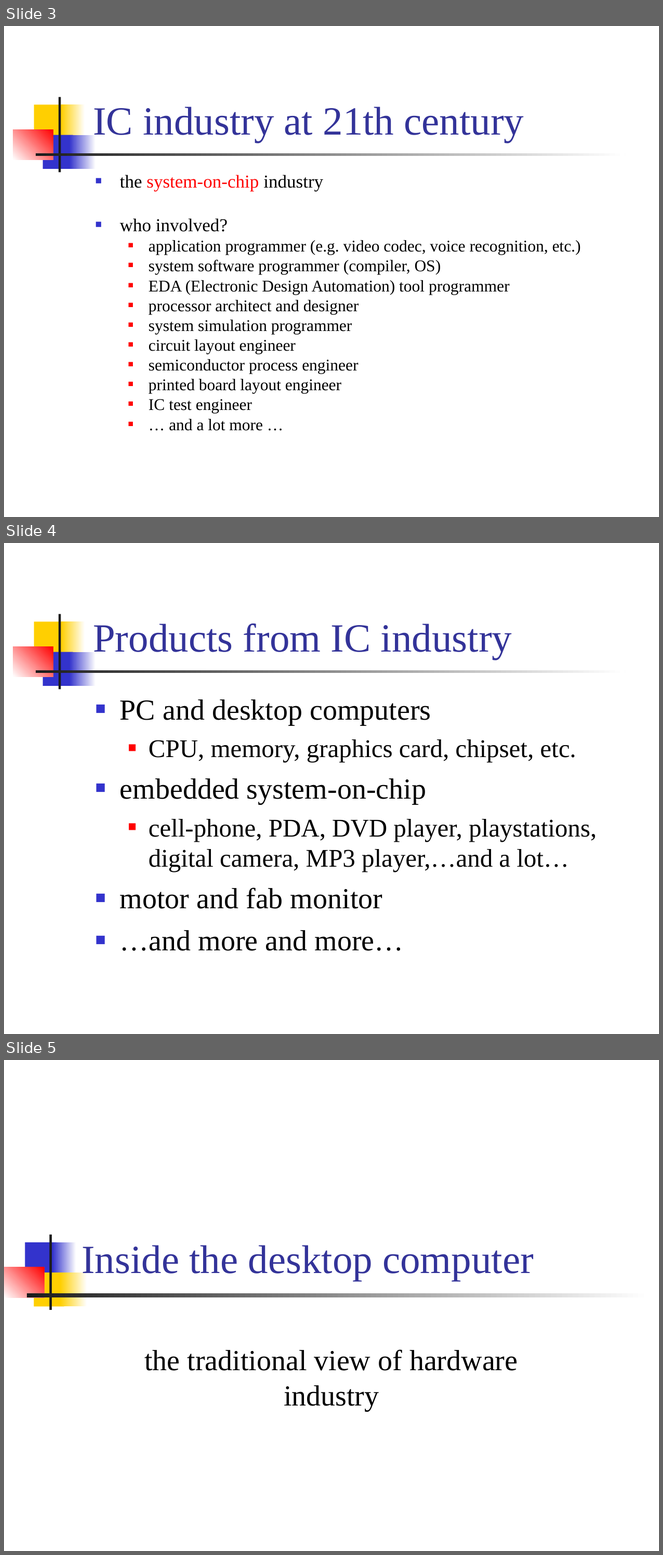
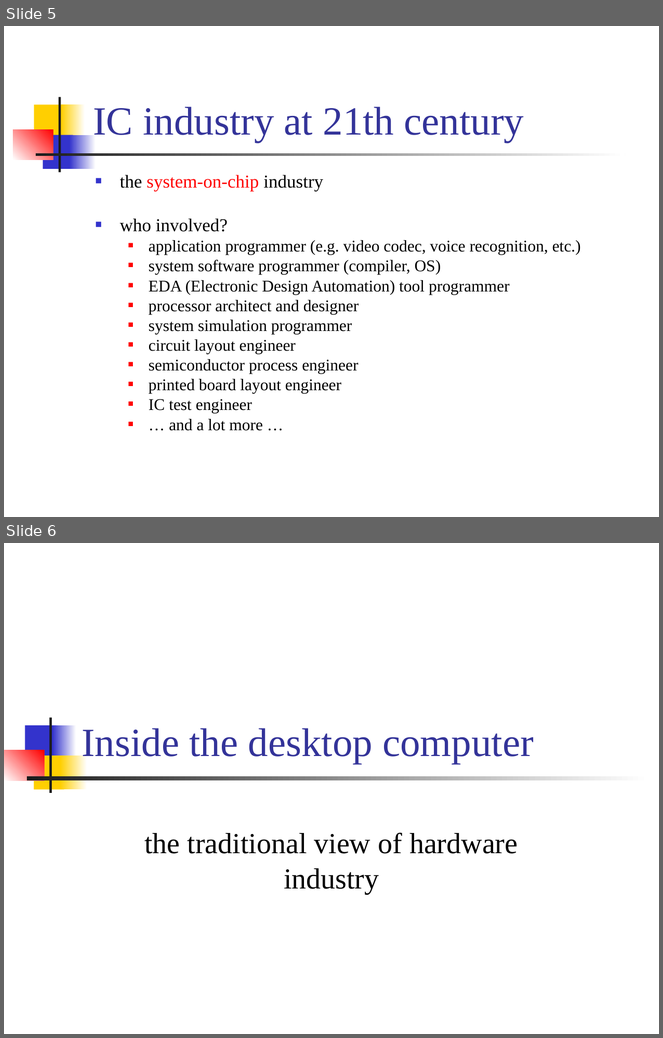
Before and after one commit to CGUSystemCourses/ComputerOrg-2015, a slide deck: Talks/intro_CS/hw_industry.ppt. Shown one above the other, each under a label of ours: slides 3, 4 and 5 before the commit, slides 5 and 6 after it. The pictures are 663x1555 and 663x1038 pixels, drawn with LibreOffice and Linux fonts; fonts in the diff are those of the drawing. Boxes give left, top, right and bottom in pixels: in the first picture for what was removed or moved away, otherwise in the second. Text is boxed around its words. In the diff, an @@ line names an element or a change of style, - is before the commit and + after.

```diff
--- a/Talks/intro_CS/hw_industry.ppt
+++ b/Talks/intro_CS/hw_industry.ppt
@@ slide 4 removed at (x1=4, y1=543, x2=659, y2=1034), background #FFFFFF; not listed: 7 template elements that a slide beside it also shows @@
@@ title removed at (x1=93, y1=624, x2=512, y2=659) @@
-Products from IC industry
@@ text removed at (x1=120, y1=700, x2=597, y2=951) @@
-■ PC and desktop computers
-  ■ CPU, memory, graphics card, chipset, etc.
-■ embedded system-on-chip
-  ■ cell-phone, PDA, DVD player, playstations, digital camera, MP3 player,…and a lot…
-■ motor and fab monitor
-■ …and more and more…
@@ what was slide 3 is now slide 5 @@
@@ what was slide 5 is now slide 6 @@
```
Also in this commit, not shown: 1 slide changed, 2 slides added, 8 other files.
